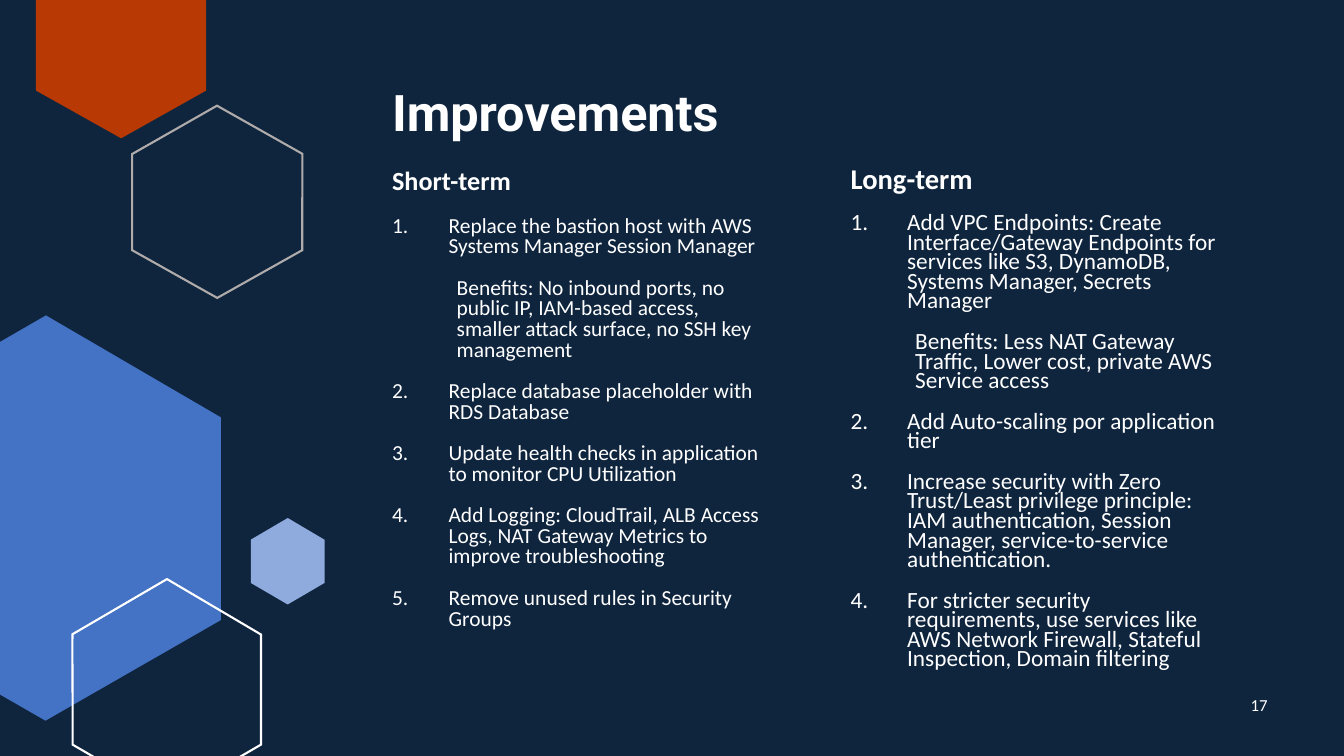
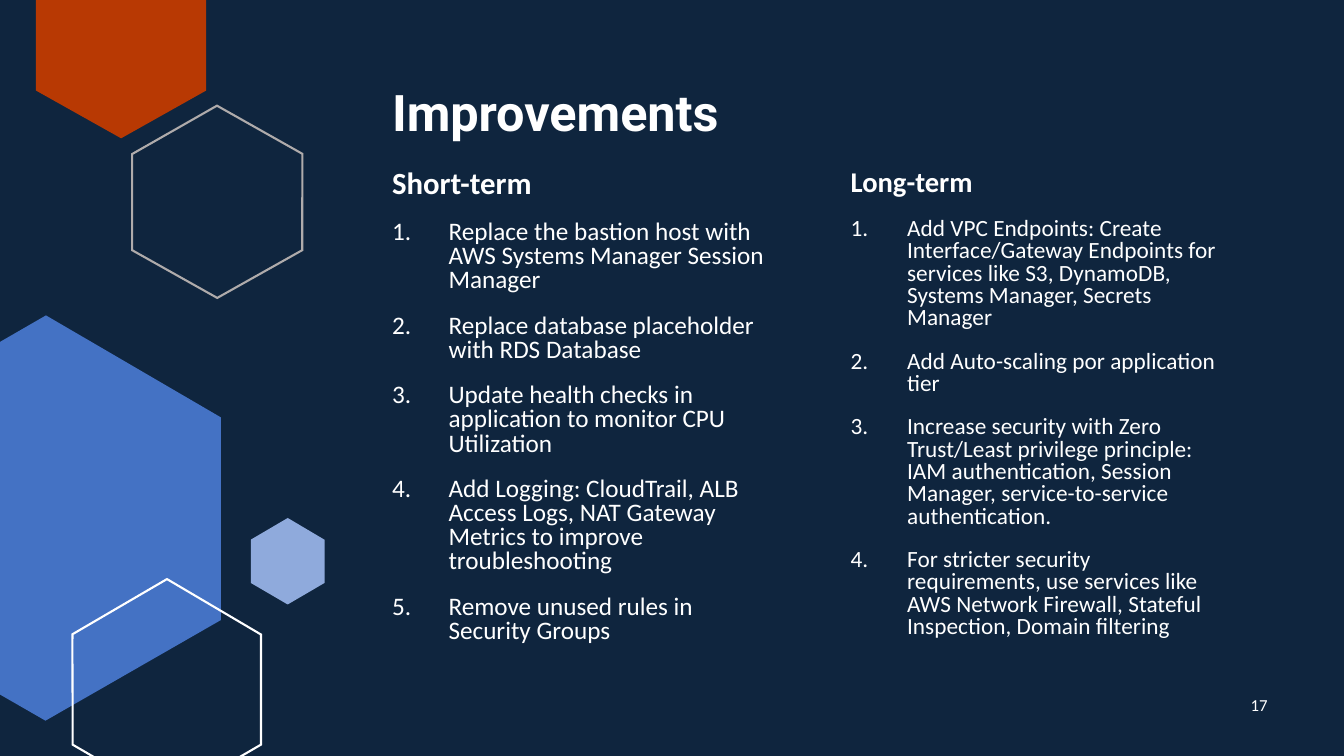
Before and after one commit to Jcaldana97/ce-project-three-tier-arch, a slide deck: slide 17 of presentation/Three-Tier-Cloud-Architecture-Deployment.pptx. Drawn at 1344x756 pixels with LibreOffice and Linux fonts; fonts in the diff are those of the drawing. Boxes give left, top, right and bottom in pixels: in the first picture for what was removed or moved away, otherwise in the second. Text is boxed around its words. In the diff, an @@ line names an element or a change of style, - is before the commit and + after.

Commit message:
Fix README formaat and update Presentation

```diff
--- a/presentation/Three-Tier-Cloud-Architecture-Deployment.pptx
+++ b/presentation/Three-Tier-Cloud-Architecture-Deployment.pptx
@@ text "Short-term" at bbox=[392, 172, 764, 643]: size 18.7 to 22 pt in "Short-term"; size 15.3 to 18 pt @@
@@ text "Long-term" at bbox=[851, 173, 1215, 638]: line spacing 0.7 to 0.8 @@
@@ text at bbox=[457, 280, 751, 361]: paragraph removed @@
-  Benefits: No inbound ports, no public IP, IAM-based access, smaller attack surface, no SSH key management
@@ text at bbox=[915, 333, 1212, 388]: paragraph removed @@
-  Benefits: Less NAT Gateway Traffic, Lower cost, private AWS Service access
```
Also in this commit, not shown: 2 other files.
